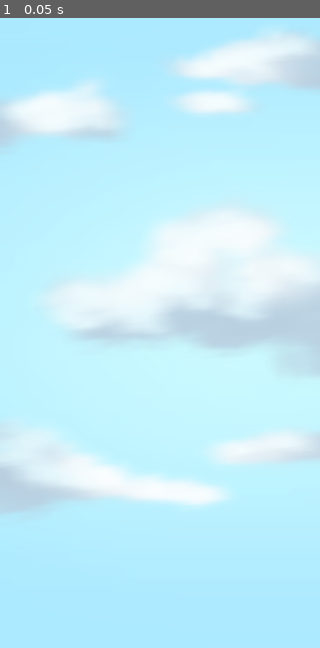
Above: before the commit, frame 1.
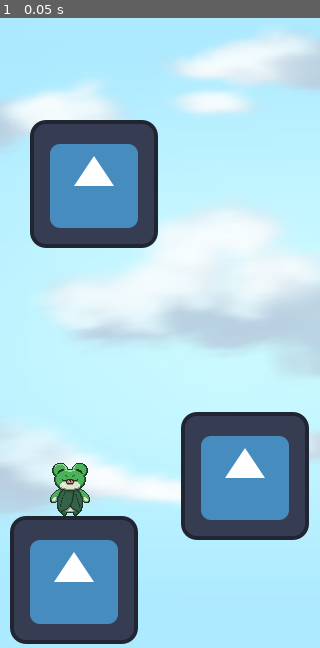
Above: after the commit, the same moment.

Repository: niko-niko-nom/jump-frog
Game: Godot game, scene res://scenes/Main.tscn
Two runs of this game, one before a commit and one after it. Both use one fixed random seed, a clock stepped at 60 frames per second and the inputs below. The engine's default icon, where the game draws it, is replaced by a stand-in: a white triangle on a blue panel in a dark square.
Inputs:
- Up to frame 1 (0.05 s): no input

The runs differ from the first frame. In frame 1, 25% of the frame differs, in the area x 3-97%, y 16-100%.

Commit message:
Added sprite flip on movement

Diff:
--- a/project.godot
+++ b/project.godot
@@ -11,7 +11,7 @@
 [application]
 
 config/name="Jump-Frog"
-run/main_scene="res://scenes/Main.tscn"
+run/main_scene="res://scenes/main.tscn"
 config/features=PackedStringArray("4.3", "Forward Plus")
 config/icon="res://assets/icon.svg"
 
@@ -20,6 +20,29 @@
 window/size/viewport_width=320
 window/size/viewport_height=640
 
+[input]
+
+left={
+"deadzone": 0.5,
+"events": [Object(InputEventKey,"resource_local_to_scene":false,"resource_name":"","device":-1,"window_id":0,"alt_pressed":false,"shift_pressed":false,"ctrl_pressed":false,"meta_pressed":false,"pressed":false,"keycode":0,"physical_keycode":65,"key_label":0,"unicode":97,"location":0,"echo":false,"script":null)
+]
+}
+right={
+"deadzone": 0.5,
+"events": [Object(InputEventKey,"resource_local_to_scene":false,"resource_name":"","device":-1,"window_id":0,"alt_pressed":false,"shift_pressed":false,"ctrl_pressed":false,"meta_pressed":false,"pressed":false,"keycode":0,"physical_keycode":68,"key_label":0,"unicode":100,"location":0,"echo":false,"script":null)
+]
+}
+up={
+"deadzone": 0.5,
+"events": [Object(InputEventKey,"resource_local_to_scene":false,"resource_name":"","device":-1,"window_id":0,"alt_pressed":false,"shift_pressed":false,"ctrl_pressed":false,"meta_pressed":false,"pressed":false,"keycode":0,"physical_keycode":87,"key_label":0,"unicode":119,"location":0,"echo":false,"script":null)
+]
+}
+down={
+"deadzone": 0.5,
+"events": [Object(InputEventKey,"resource_local_to_scene":false,"resource_name":"","device":-1,"window_id":0,"alt_pressed":false,"shift_pressed":false,"ctrl_pressed":false,"meta_pressed":false,"pressed":false,"keycode":0,"physical_keycode":83,"key_label":0,"unicode":115,"location":0,"echo":false,"script":null)
+]
+}
+
 [rendering]
 
 textures/canvas_textures/default_texture_filter=0
--- /dev/null
+++ b/resources/playerInputActions.tres
@@ -0,0 +1,10 @@
+[gd_resource type="Resource" script_class="PlayerInputActions" load_steps=2 format=3 uid="uid://ippjw0xgye25"]
+
+[ext_resource type="Script" path="res://scripts/playerInputs.gd" id="1_maqrm"]
+
+[resource]
+script = ExtResource("1_maqrm")
+left = &"left"
+right = &"right"
+up = &"up"
+down = &"down"
--- a/scenes/KikkerKoning.tscn
+++ b/scenes/KikkerKoning.tscn
@@ -1,21 +1,31 @@
-[gd_scene load_steps=4 format=3 uid="uid://cf28j674txrcd"]
+[gd_scene load_steps=6 format=3 uid="uid://cf28j674txrcd"]
 
 [ext_resource type="Script" path="res://scripts/kikker_koning.gd" id="1_f6snv"]
+[ext_resource type="Resource" uid="uid://ippjw0xgye25" path="res://resources/playerInputActions.tres" id="2_1gucn"]
 [ext_resource type="SpriteFrames" uid="uid://b4cqu4ku4wgb8" path="res://resources/KikkerKoning Sprite Frames.tres" id="2_pvjse"]
+[ext_resource type="Script" path="res://scripts/faceDirection.gd" id="3_ntr1o"]
 
-[sub_resource type="RectangleShape2D" id="RectangleShape2D_caha2"]
-size = Vector2(32, 6)
+[sub_resource type="CapsuleShape2D" id="CapsuleShape2D_4vb1r"]
+radius = 3.0
+height = 22.0
 
 [node name="KikkerKoning" type="CharacterBody2D"]
 script = ExtResource("1_f6snv")
+move_speed = 100.0
+actions = ExtResource("2_1gucn")
 metadata/_edit_group_ = true
 
-[node name="Sprite2D" type="AnimatedSprite2D" parent="."]
+[node name="CollisionShape2D" type="CollisionShape2D" parent="."]
+position = Vector2(0, -3)
+rotation = -1.57079
+shape = SubResource("CapsuleShape2D_4vb1r")
+
+[node name="FaceDirection" type="Node2D" parent="." node_paths=PackedStringArray("character")]
+script = ExtResource("3_ntr1o")
+character = NodePath("..")
+
+[node name="AnimatedSprite2D" type="AnimatedSprite2D" parent="FaceDirection"]
 position = Vector2(0, -27)
 sprite_frames = ExtResource("2_pvjse")
 animation = &"Idle"
-frame_progress = 0.78891
-
-[node name="CollisionShape2D" type="CollisionShape2D" parent="."]
-position = Vector2(0, -3)
-shape = SubResource("RectangleShape2D_caha2")
+frame_progress = 0.613416
--- a/scenes/Main.tscn
+++ b/scenes/Main.tscn
@@ -1,9 +1,23 @@
-[gd_scene load_steps=2 format=3 uid="uid://ce51d1nj1bt2n"]
+[gd_scene load_steps=4 format=3 uid="uid://ce51d1nj1bt2n"]
 
-[ext_resource type="Texture2D" uid="uid://cs7owm84ish8n" path="res://assets/Jump-frog_Bg.png" id="1_jwjkf"]
+[ext_resource type="Texture2D" uid="uid://cs7owm84ish8n" path="res://assets/Jump-frog_Bg.png" id="1_3shfe"]
+[ext_resource type="PackedScene" uid="uid://dbmqhneyn6rv2" path="res://scenes/platform.tscn" id="2_2yyv1"]
+[ext_resource type="PackedScene" uid="uid://cf28j674txrcd" path="res://scenes/kikkerKoning.tscn" id="3_wb5fl"]
 
 [node name="World" type="Node2D"]
 
 [node name="BG" type="Sprite2D" parent="."]
 position = Vector2(160, 320)
-texture = ExtResource("1_jwjkf")
+texture = ExtResource("1_3shfe")
+
+[node name="KikkerKoning" parent="." instance=ExtResource("3_wb5fl")]
+position = Vector2(70, 508)
+
+[node name="Platform" parent="." instance=ExtResource("2_2yyv1")]
+position = Vector2(74, 572)
+
+[node name="Platform2" parent="." instance=ExtResource("2_2yyv1")]
+position = Vector2(245, 468)
+
+[node name="Platform3" parent="." instance=ExtResource("2_2yyv1")]
+position = Vector2(94, 176)
--- /dev/null
+++ b/scripts/faceDirection.gd
@@ -0,0 +1,18 @@
+class_name FaceDirection
+extends Node2D
+
+@export var character : PlatformerCharacter2D :
+	set(value):
+		if is_instance_valid(character):
+			character.direction_changed.disconnect(_on_direction_changed)
+
+		character = value
+
+		if is_instance_valid(character):
+			character.direction_changed.connect(_on_direction_changed)
+
+func _on_direction_changed(p_direction : Vector2 ):
+	if p_direction.x == 0:
+		return
+
+	scale.x = abs(scale.x) * sign(p_direction.x)
--- a/scripts/kikker_koning.gd
+++ b/scripts/kikker_koning.gd
@@ -1,25 +1,12 @@
-extends CharacterBody2D
+class_name Player
+extends PlatformerCharacter2D
 
-
-const SPEED = 300.0
-const JUMP_VELOCITY = -400.0
-
+@export_range(0, 100, 1, "or_greater") var move_speed : float = 50.0
+@export var actions : PlayerInputActions
 
 func _physics_process(delta: float) -> void:
-	# Add the gravity.
-	if not is_on_floor():
-		velocity += get_gravity() * delta
+	direction = Input.get_vector(actions.left, actions.right, actions.up, actions.down)
 
-	# Handle jump.
-	if Input.is_action_just_pressed("ui_accept") and is_on_floor():
-		velocity.y = JUMP_VELOCITY
-
-	# Get the input direction and handle the movement/deceleration.
-	# As good practice, you should replace UI actions with custom gameplay actions.
-	var direction := Input.get_axis("ui_left", "ui_right")
-	if direction:
-		velocity.x = direction * SPEED
-	else:
-		velocity.x = move_toward(velocity.x, 0, SPEED)
+	velocity.x = move_speed * direction.x
 
 	move_and_slide()
--- /dev/null
+++ b/scripts/platformerCharacter2D.gd
@@ -0,0 +1,12 @@
+class_name PlatformerCharacter2D
+extends CharacterBody2D
+
+signal direction_changed(direction : Vector2)
+
+var direction : Vector2 :
+	set(value):
+		if direction == value:
+			return
+
+		direction = value
+		direction_changed.emit(direction)
--- /dev/null
+++ b/scripts/playerInputs.gd
@@ -0,0 +1,7 @@
+class_name PlayerInputActions
+extends Resource
+
+@export var left : StringName = "left"
+@export var right : StringName = "right"
+@export var up : StringName = "up"
+@export var down : StringName = "down"
